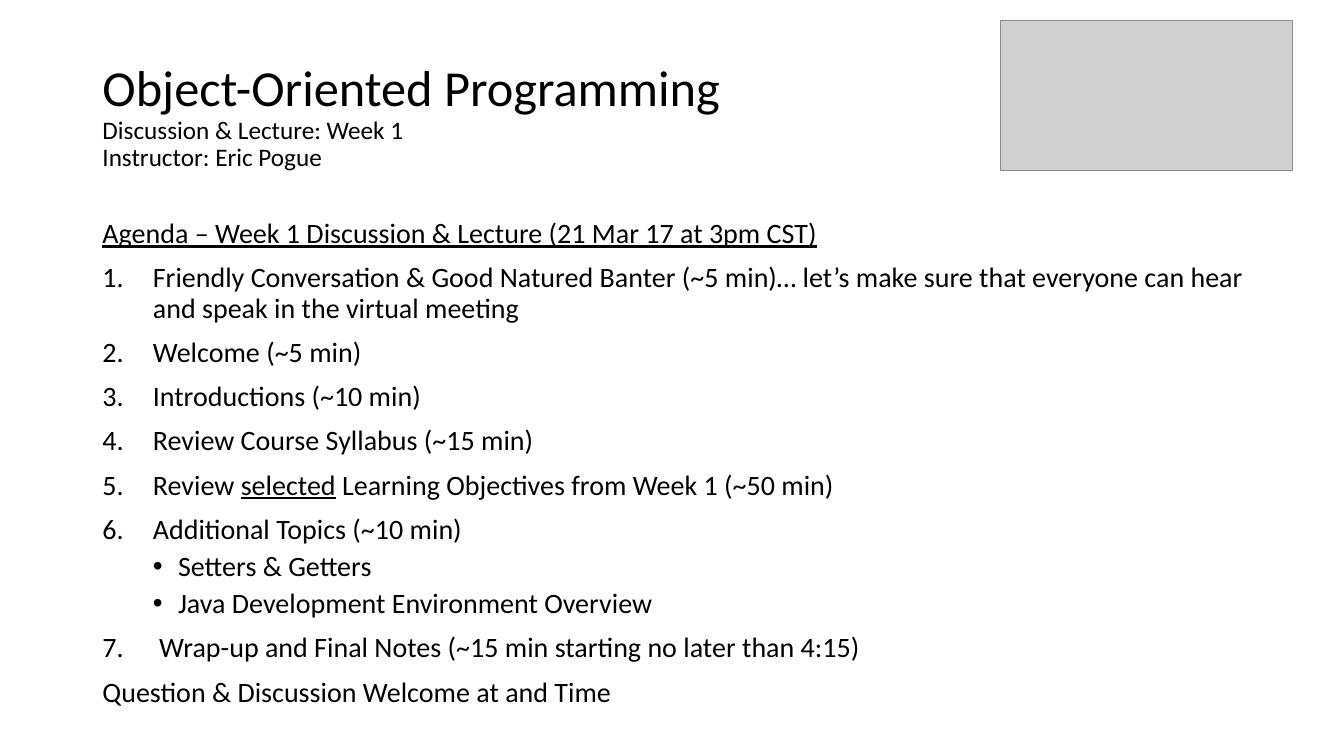
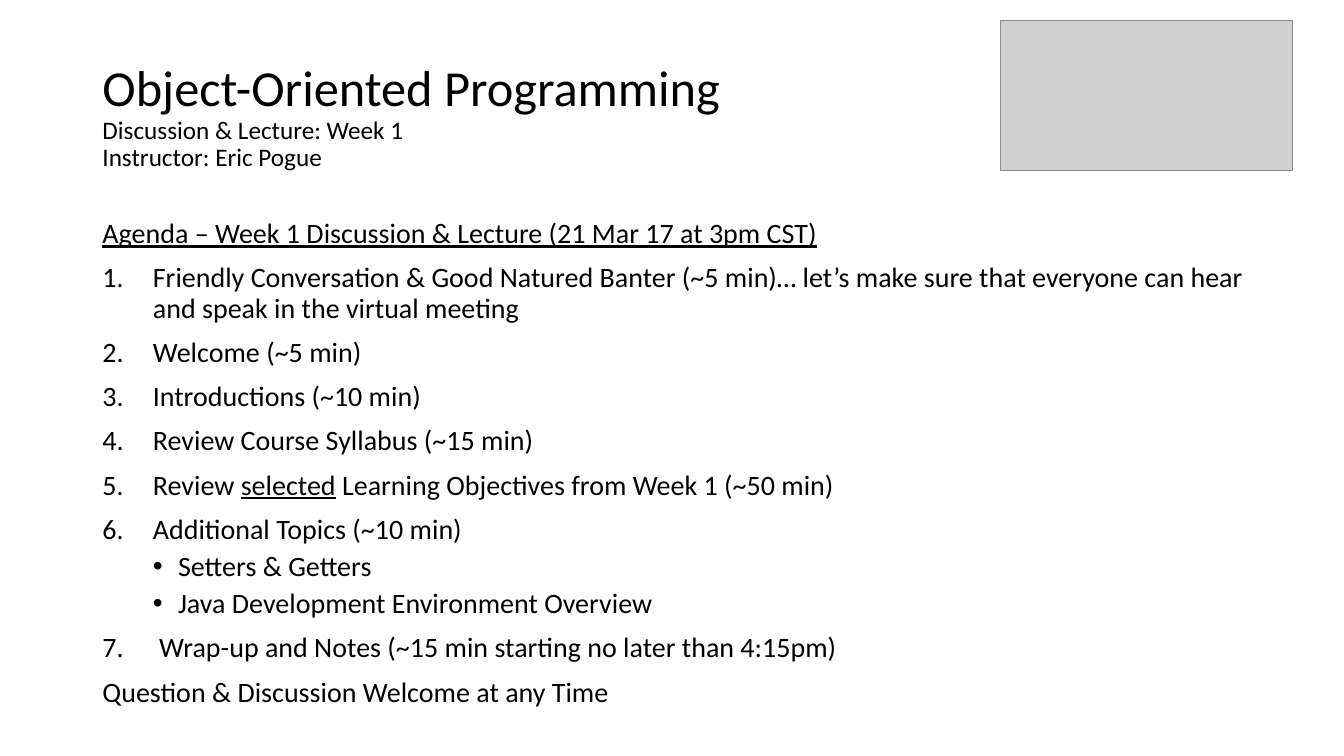
Before and after one commit to EricJPogue/www-epogue-info, a slide deck: slide 1 of CPSC-24500/Week01/2016SpringW01SlidesLecture.pptx. Drawn at 1344x756 pixels with LibreOffice and Linux fonts; fonts in the diff are those of the drawing; grey boxes stand for pictures. Boxes give left, top, right and bottom in pixels: in the first picture for what was removed or moved away, otherwise in the second. Text is boxed around its words. In the diff, an @@ line names an element or a change of style, - is before the commit and + after.

Commit message:
Update slides.

```diff
--- a/CPSC-24500/Week01/2016SpringW01SlidesLecture.pptx
+++ b/CPSC-24500/Week01/2016SpringW01SlidesLecture.pptx
@@ text at box(102, 636, 836, 707): text changed @@
-7. Wrap-up and Final Notes (~15 min starting no later than 4:15)
-Question & Discussion Welcome at and Time
+7. Wrap-up and Notes (~15 min starting no later than 4:15pm)
+Question & Discussion Welcome at any Time
```
